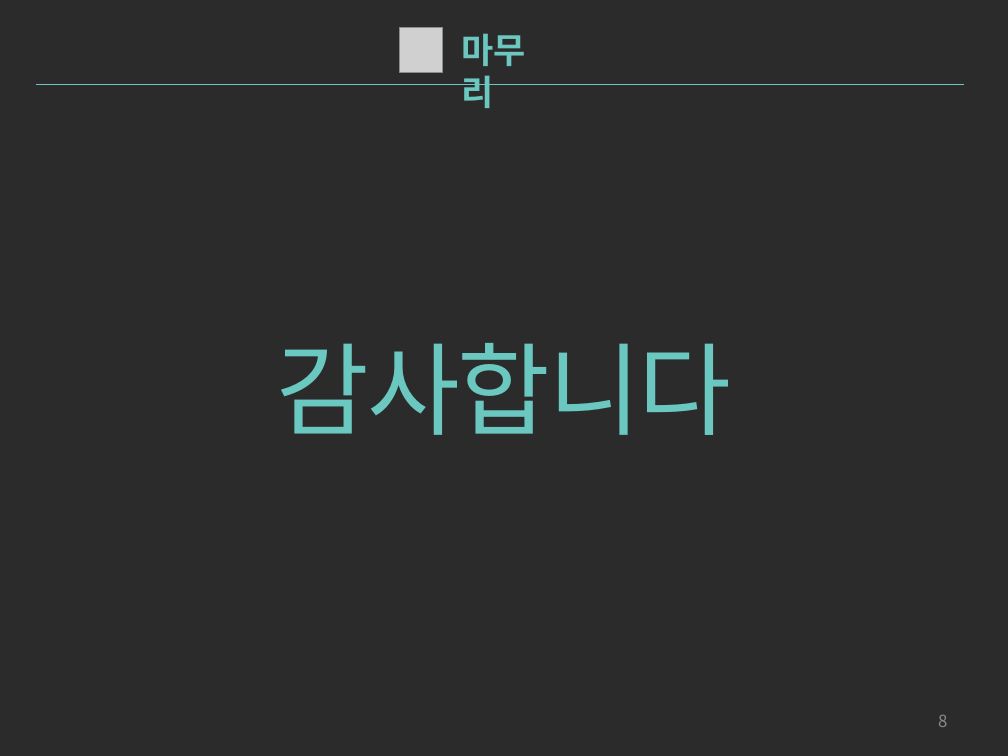
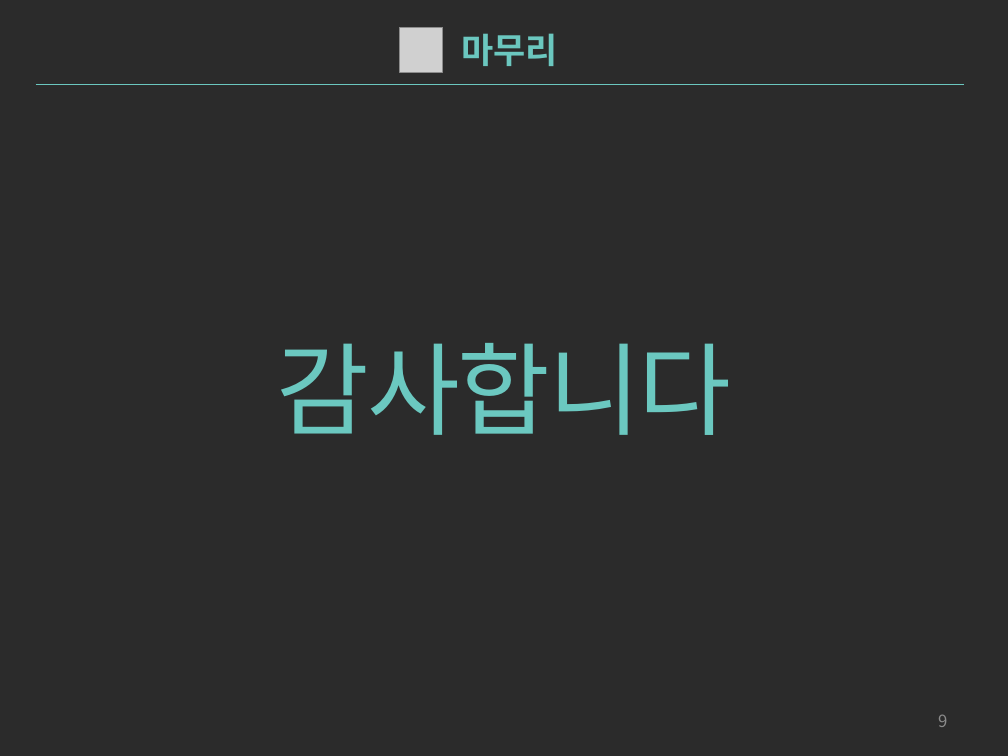
Before and after one commit to ssove/SWengineering, a slide deck: slide 9 of doc/제출용/ShareTaxi_PPT.pptx (slide 8 before the commit). Drawn at 1008x756 pixels with LibreOffice and Linux fonts; fonts in the diff are those of the drawing; grey boxes stand for pictures; background and template pictures are left out; a plain dark background stands for a picture behind light text. Boxes give left, top, right and bottom in pixels: in the first picture for what was removed or moved away, otherwise in the second. Text is boxed around its words. In the diff, an @@ line names an element or a change of style, - is before the commit and + after.

Commit message:
Prepare Q&A slide, Modify body position & size

```diff
--- a/doc/제출용/ShareTaxi_PPT.pptx
+++ b/doc/제출용/ShareTaxi_PPT.pptx
@@ text "마무리" rewrapped from (461, 33, 525, 108) to (461, 33, 557, 66) @@
@@ page number at (938, 714, 947, 727): text changed @@
-8
+9
```
Also in this commit, not shown: 3 other slides changed, 1 slide added.
